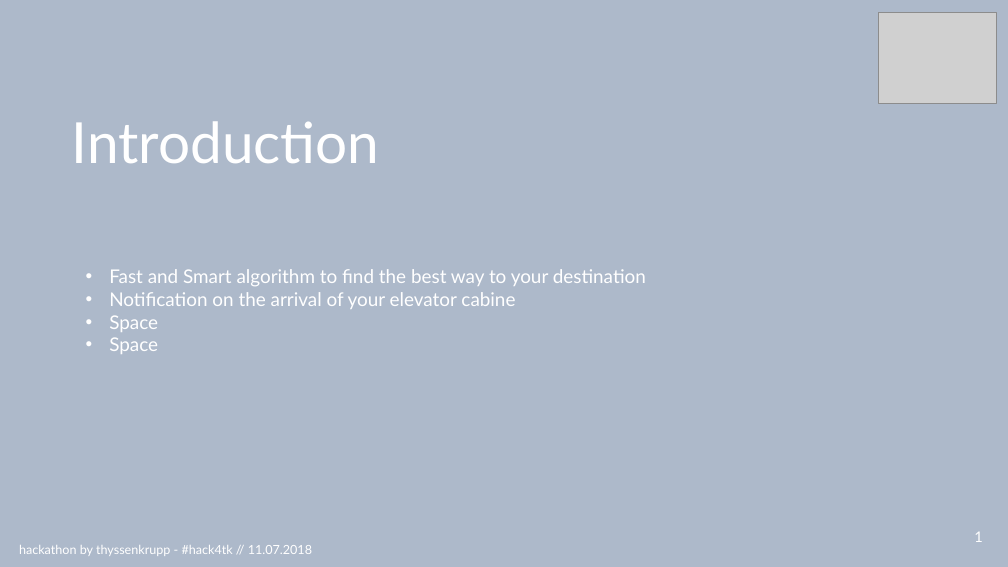
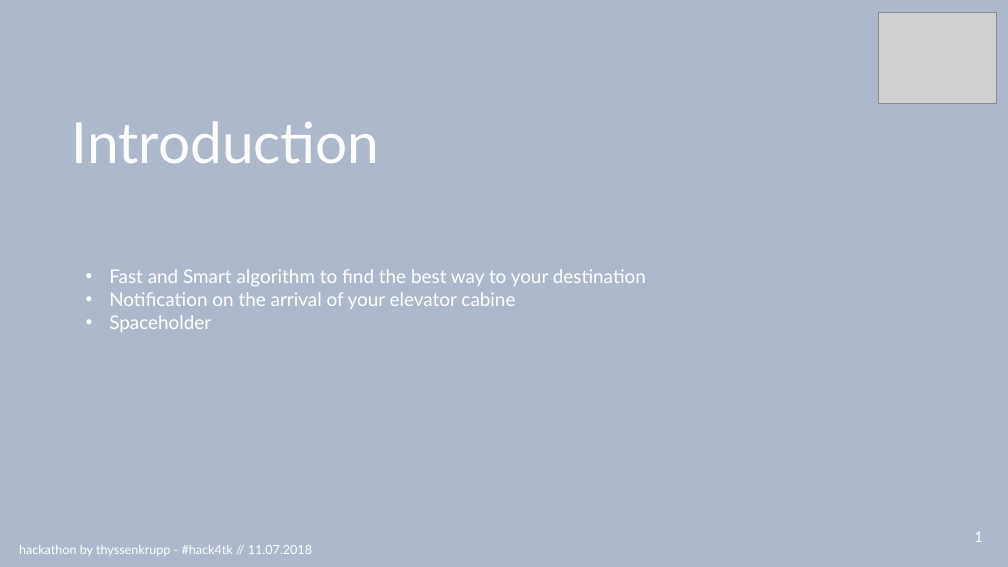
Before and after one commit to RBEGamer/HACK4TK_HACKATHON_2018, a slide deck: slide 3 of presentationHack4tk.pptx. Drawn at 1008x567 pixels with LibreOffice and Linux fonts; fonts in the diff are those of the drawing; grey boxes stand for pictures. Boxes give left, top, right and bottom in pixels: in the first picture for what was removed or moved away, otherwise in the second. Text is boxed around its words. In the diff, an @@ line names an element or a change of style, - is before the commit and + after.

Commit message:
presentationV1

```diff
--- a/presentationHack4tk.pptx
+++ b/presentationHack4tk.pptx
@@ text at (x1=109, y1=315, x2=211, y2=332): text changed @@
-• Space
-• Space
+• Spaceholder
```
Also in this commit, not shown: 2 other slides changed.
